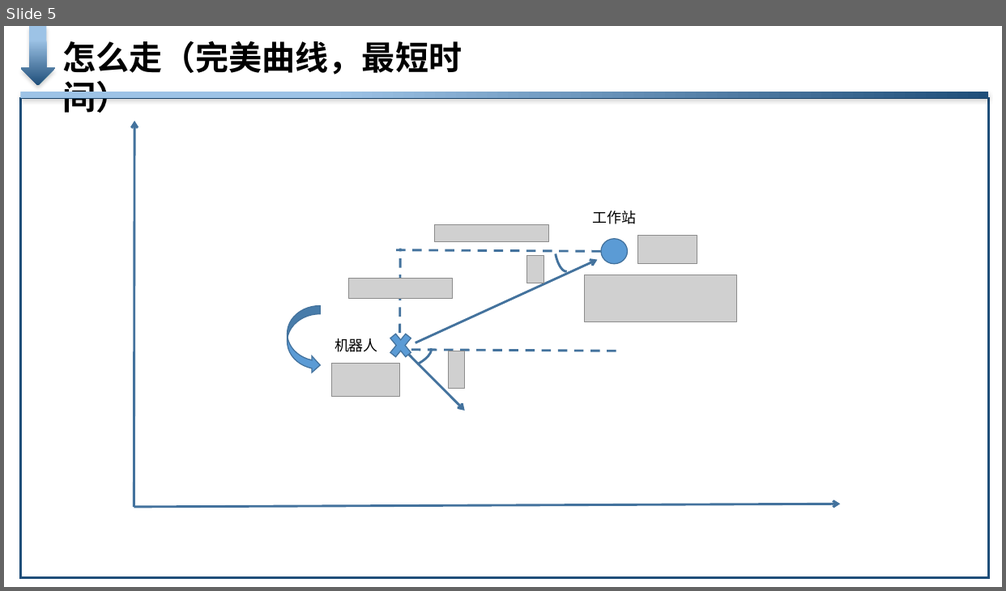
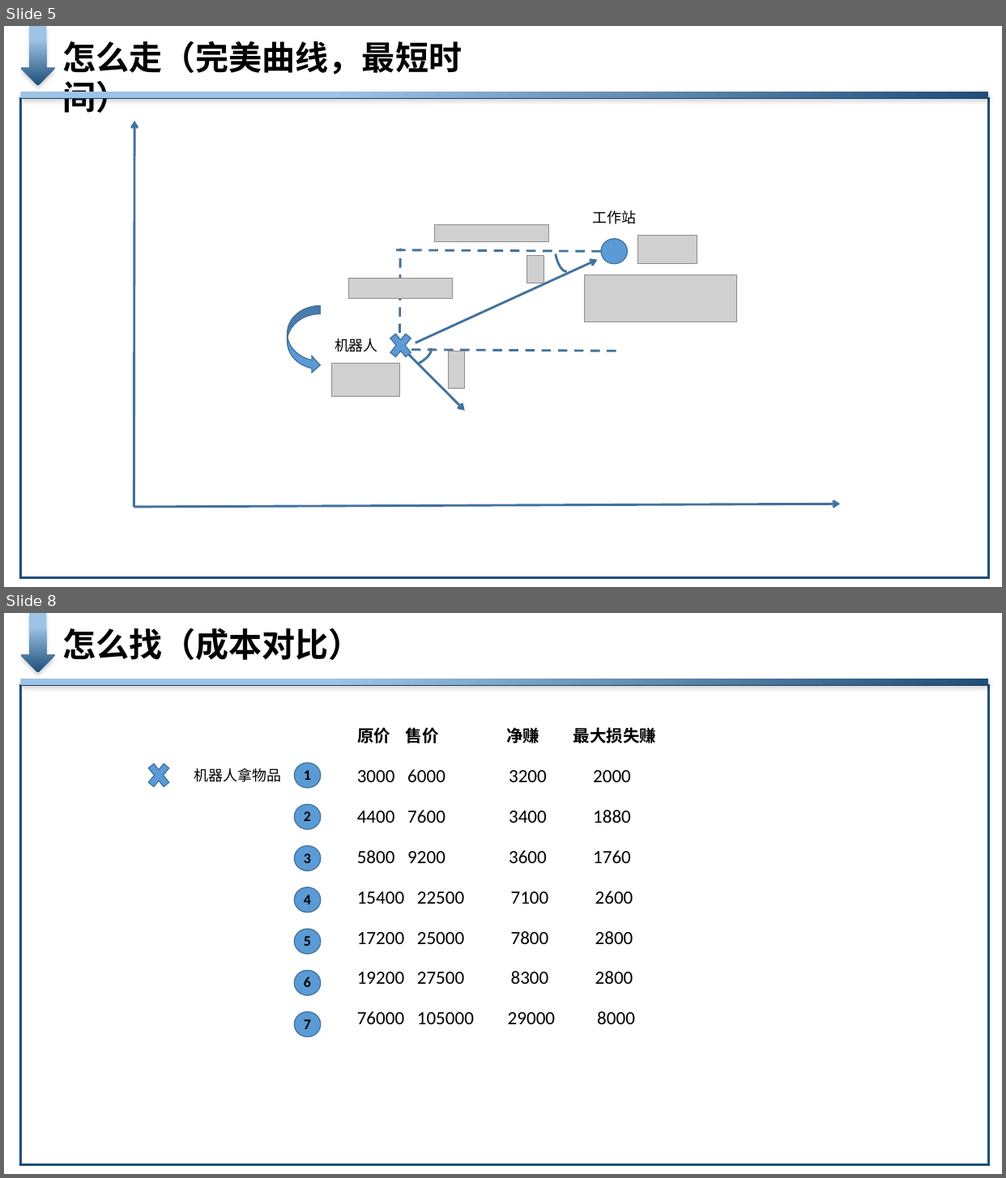
Before and after one commit to liuyishoua/robot_solution, a slide deck: 华为挑战赛-更新中-思路简图.pptx. Shown one above the other, each under a label of ours: slide 5 before the commit, slides 5 and 8 after it; the slides between them are not shown. The pictures are 1006x591 and 1006x1178 pixels, drawn with LibreOffice and Linux fonts; fonts in the diff are those of the drawing; grey boxes stand for pictures. Boxes give left, top, right and bottom in pixels: in the first picture for what was removed or moved away, otherwise in the second. Text is boxed around its words. In the diff, an @@ line names an element or a change of style, - is before the commit and + after.

```diff
--- a/华为挑战赛-更新中-思路简图.pptx
+++ b/华为挑战赛-更新中-思路简图.pptx
@@ slide 8 added at box(4, 613, 1002, 1174), background #FFFFFF @@
@@ down arrow added at box(20, 613, 55, 672), fill gradient #9DC3E6 to #1F4E79 @@
@@ text added at box(62, 628, 362, 660), 32 pt, text #000000, bold @@
+怎么找（成本对比）
@@ rectangle added at box(20, 685, 988, 1165), outline #1F4E79 2.25 pt @@
@@ rectangle added at box(20, 679, 988, 685), fill gradient #9DC3E6 to #1F4E79 @@
@@ group added at box(144, 727, 656, 1037): 10 texts, 7 ellipses, 1 cross @@
+机器人拿物品
+1
+3
+2
+4
+5
+6
+7
+3000 6000 3200 2000
+4400 7600 3400 1880
+5800 9200 3600 1760
+15400 22500 7100 2600
+17200 25000 7800 2800
+19200 27500 8300 2800
+76000 105000 29000 8000
+原价 售价 净赚 最大损失赚
```
Also in this commit, not shown: 2 slides changed, 1 other slide added, 2 other files.
